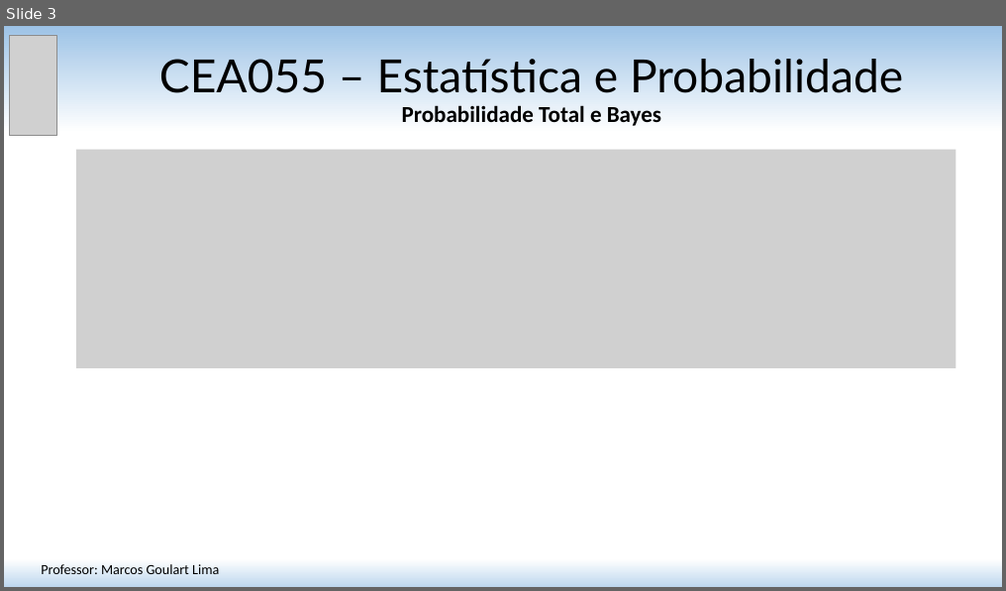
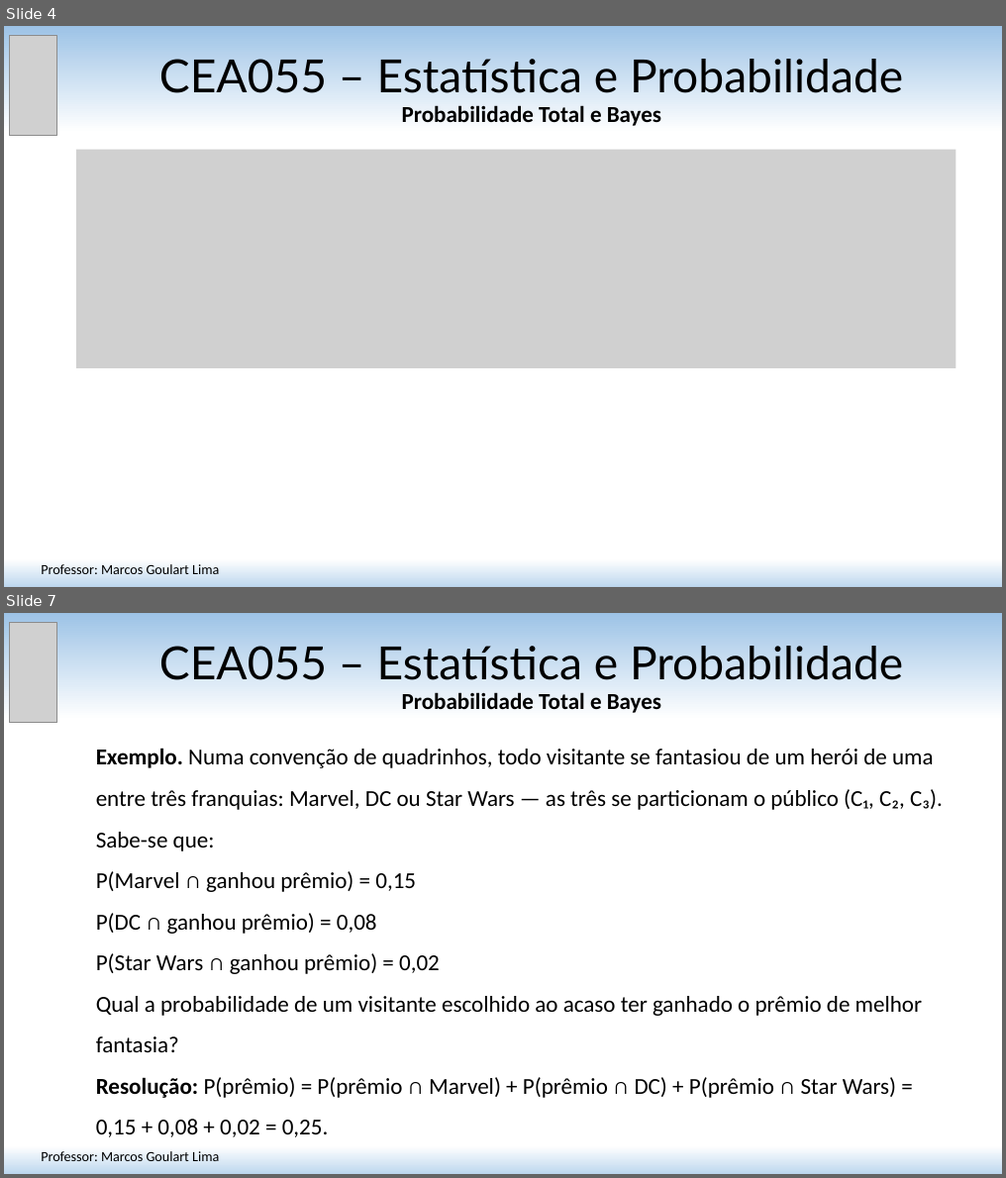
Before and after one commit to matmarcos/minhas-aulas, a slide deck: content/2026-2/cea055-estatistica-probabilidade/06-probabilidade-total-bayes/Aula_06_Probabilidade_Total_Bayes.pptx. Shown one above the other, each under a label of ours: slide 3 before the commit, slides 4 and 7 after it; the slides between them are not shown. The pictures are 1006x591 and 1006x1178 pixels, drawn with LibreOffice and Linux fonts; fonts in the diff are those of the drawing; grey boxes stand for pictures. Boxes give left, top, right and bottom in pixels: in the first picture for what was removed or moved away, otherwise in the second. Text is boxed around its words. In the diff, an @@ line names an element or a change of style, - is before the commit and + after.

```diff
--- a/content/2026-2/cea055-estatistica-probabilidade/06-probabilidade-total-bayes/Aula_06_Probabilidade_Total_Bayes.pptx
+++ b/content/2026-2/cea055-estatistica-probabilidade/06-probabilidade-total-bayes/Aula_06_Probabilidade_Total_Bayes.pptx
@@ slide 7 added at <box>4,613,1002,1174</box>, background gradient #9DC3E6 to #FFFFFF to #BDD7EE @@
@@ picture added at <box>9,622,57,722</box> @@
@@ title added at <box>159,646,903,713</box>, 44 pt, text #000000 @@
+CEA055 – Estatística e Probabilidade
+Probabilidade Total e Bayes
@@ text added at <box>96,748,943,1138</box>, 22 pt, text #000000 @@
+Exemplo. Numa convenção de quadrinhos, todo visitante se fantasiou de um herói de uma entre três franquias: Marvel, DC ou Star Wars — as três se particionam o público (C₁, C₂, C₃). Sabe-se que:
+P(Marvel ∩ ganhou prêmio) = 0,15
+P(DC ∩ ganhou prêmio) = 0,08
+P(Star Wars ∩ ganhou prêmio) = 0,02
+Qual a probabilidade de um visitante escolhido ao acaso ter ganhado o prêmio de melhor fantasia?
+Resolução: P(prêmio) = P(prêmio ∩ Marvel) + P(prêmio ∩ DC) + P(prêmio ∩ Star Wars) = 0,15 + 0,08 + 0,02 = 0,25.
@@ text added at <box>41,1152,219,1161</box>, 13.5 pt, text #000000 @@
+Professor: Marcos Goulart Lima
@@ what was slide 3 is now slide 4 @@
```
Also in this commit, not shown: 10 slides changed, 9 other slides added, 3 other files.
